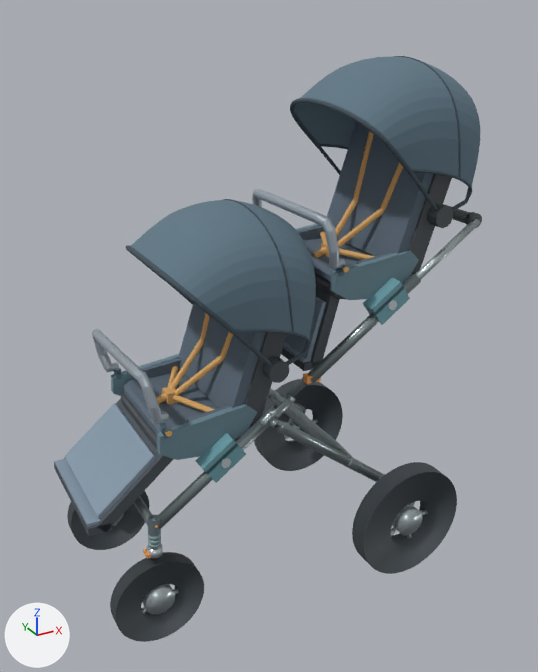
The glTF model models/double_cabin/D02_w550_state1_wheel_L.glb as it was, and as the next commit left it.
The view is the same before and after, from a camera (50 mm lens) standing at (-0.417, -1.784, 1.632) and looking at (0.551, -0.024, 0.752). Every picture has the same lights, and +X, +Y and +Z are marked at lower left. The picture after the commit comes second. Where no turn or scale is listed for an object, it has been applied to the vertices. Vertices at exactly the same position are counted once.

The first picture shows 'D02_Front', 'D02_Front_Backrest', 'D02_Front_Canopy', 'D02_Front_FullGuard', 'D02_Front_Legrest', 'D02_Front_Shell', 'D02_Front_ShoulderStraps', 'D02_Rear', 'D02_Rear_Backrest', 'D02_Rear_Canopy', 'D02_Rear_Shell', 'D02_Rear_ShoulderStraps', 'FL_tire.002', 'RL_tire.002', 'RR_tire.002' and 27 more.
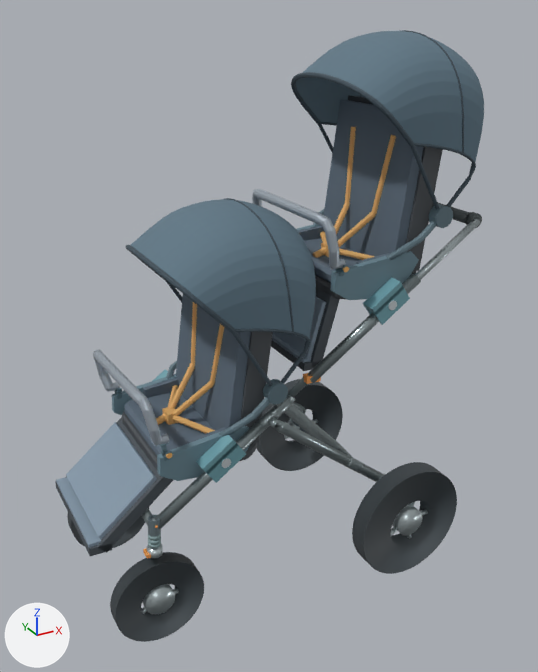
Location of each change, [x1, y1, x2, y2] in pixels of the pictures (538 x 672 px; the box of a moved part takes in the faces that stretch with it):
'D02_Rear_Canopy', reshaped (15% taller)
    before: [290, 56, 480, 211]
    after: [291, 30, 484, 209]
'D02_Front_Canopy', reshaped, moved (12% taller)
    before: [126, 199, 316, 366]
    after: [126, 198, 316, 386]
'D02_Rear_Backrest', turned
    before: [327, 121, 452, 272]
    after: [324, 95, 443, 271]
'D02_Front_Legrest', moved
    before: [54, 398, 173, 536]
    after: [55, 417, 173, 556]
'D02_Front_Backrest', moved, turned
    before: [179, 303, 287, 424]
    after: [176, 294, 273, 444]
'D02_Front_Shell', moved
    before: [113, 356, 290, 458]
    after: [114, 361, 288, 470]
'D02_Front', reshaped (12% shorter)
    before: [111, 354, 257, 483]
    after: [112, 369, 250, 483]
'D02_Front_FullGuard', moved
    before: [92, 329, 169, 423]
    after: [93, 350, 169, 446]
'D02_Rear_ShoulderStraps', reshaped
    before: [335, 131, 403, 248]
    after: [334, 127, 396, 247]
'D02_Front_ShoulderStraps', reshaped, moved
    before: [169, 313, 233, 395]
    after: [169, 302, 224, 416]
part 1 of me_d02_front, moved or reshaped
    before: [111, 354, 180, 396]
    after: [112, 374, 177, 415]
part 2 of me_d02_front, moved or reshaped
    before: [157, 404, 257, 460]
    after: [157, 426, 250, 481]
'FR_tire.002', unchanged, covered by the edit
    before: [67, 491, 149, 550]
    after: [67, 507, 149, 548]

What changed in the scene script:
```text
Change me_d02_front:
    used by ob_d02_front; location = (0.302, 0.0, 0.509); rotation_euler = (0.0, 0.0499, 0.0), in degrees (0, 2.9, 0)
    remove me_d02_front.from_pydata(...)  # 144 vertices, 240 faces; spans x -0.174..0.11, y -0.246..0.246, z -0.047..0.145
    add me_d02_front.from_pydata(...)  # 144 vertices, 240 faces; spans x -0.174..0.11, y -0.246..0.246, z -0.047..0.08
    me_d02_front part 1: the loose piece of 14 vertices spanning x -0.174..0.11, y 0.181..0.201, z 0.018..0.145 is moved by (0.0, 0.0, -0.065)
    me_d02_front part 2: the loose piece of 14 vertices spanning x -0.174..0.11, y -0.201..-0.181, z 0.018..0.145 is moved by (0.0, 0.0, -0.065)
Change me_d02_front_canopy:
    remove me_d02_front_canopy.from_pydata(...)  # 1527 vertices, 2960 faces; spans x -0.125..0.313, y -0.24..0.24, z 0.316..0.731
    add me_d02_front_canopy.from_pydata(...)  # 1527 vertices, 2960 faces; spans x -0.122..0.316, y -0.24..0.24, z 0.318..0.798
    me_d02_front_canopy part 3: 1517 of 1527 vertices moved; they spanned x -0.125..0.313, y -0.24..0.24, z 0.316..0.731 and now span x -0.122..0.316, y -0.24..0.24, z 0.318..0.798; mean shift (0.003, 0.0, 0.066); largest move (0.256, 0.224, 0.349) -> (0.262, 0.224, 0.418)
Change me_d02_front_shoulderstraps:
    remove me_d02_front_shoulderstraps.from_pydata(...)  # 70 vertices, 128 faces; spans x -0.059..0.163, y -0.106..0.106, z 0.194..0.531
    add me_d02_front_shoulderstraps.from_pydata(...)  # 70 vertices, 128 faces; spans x -0.06..0.092, y -0.106..0.106, z 0.195..0.533
    me_d02_front_shoulderstraps part 4: 60 of 70 vertices moved; they spanned x -0.059..0.163, y -0.106..0.106, z 0.194..0.531 and now span x -0.06..0.092, y -0.106..0.106, z 0.195..0.533; mean shift (-0.038, 0.0, -0.002); largest move (0.149, 0.091, 0.531) -> (0.077, 0.091, 0.533)
Change me_d02_rear_canopy:
    remove me_d02_rear_canopy.from_pydata(...)  # 1527 vertices, 2960 faces; spans x -0.125..0.313, y -0.24..0.24, z 0.316..0.731
    add me_d02_rear_canopy.from_pydata(...)  # 1527 vertices, 2960 faces; spans x -0.122..0.316, y -0.24..0.24, z 0.318..0.798
    me_d02_rear_canopy part 5: 1517 of 1527 vertices moved; they spanned x -0.125..0.313, y -0.24..0.24, z 0.316..0.731 and now span x -0.122..0.316, y -0.24..0.24, z 0.318..0.798; mean shift (0.003, 0.0, 0.066); largest move (0.256, 0.224, 0.349) -> (0.262, 0.224, 0.418)
Change me_d02_rear_shoulderstraps:
    remove me_d02_rear_shoulderstraps.from_pydata(...)  # 70 vertices, 128 faces; spans x -0.059..0.163, y -0.106..0.106, z 0.194..0.531
    add me_d02_rear_shoulderstraps.from_pydata(...)  # 70 vertices, 128 faces; spans x -0.06..0.092, y -0.106..0.106, z 0.195..0.533
    me_d02_rear_shoulderstraps part 6: 60 of 70 vertices moved; they spanned x -0.059..0.163, y -0.106..0.106, z 0.194..0.531 and now span x -0.06..0.092, y -0.106..0.106, z 0.195..0.533; mean shift (-0.038, 0.0, -0.002); largest move (0.149, 0.091, 0.531) -> (0.077, 0.091, 0.533)
Change ob_d02_front_shell:
    ob_d02_front_shell.location: (0.0, 0.0, -0.085) -> (0.0, 0.0, -0.15)
Change ob_d02_front_fullguard:
    ob_d02_front_fullguard.location: (0.13, -0.198, 0.679) -> (0.127, -0.198, 0.614)
Change ob_d02_front_canopy:
    ob_d02_front_canopy.location: (0.298, 0.0, 0.424) -> (0.295, 0.0, 0.359)
Change ob_d02_front_legrest:
    ob_d02_front_legrest.location: (0.16, 0.0, 0.54) -> (0.157, 0.0, 0.475)
Change ob_d02_front_backrest:
    ob_d02_front_backrest.rotation_euler: (0.0, 0.0, 0.0) -> (0.0, -0.192, 0.0)  # degrees (0, 0, 0) -> degrees (0, -11, 0)
Change ob_d02_front_shoulderstraps:
    ob_d02_front_shoulderstraps.location: (0.298, 0.0, 0.424) -> (0.295, 0.0, 0.359)
Change ob_d02_rear_backrest:
    ob_d02_rear_backrest.rotation_euler: (0.0, 0.0, 0.0) -> (0.0, -0.192, 0.0)  # degrees (0, 0, 0) -> degrees (0, -11, 0)
```
